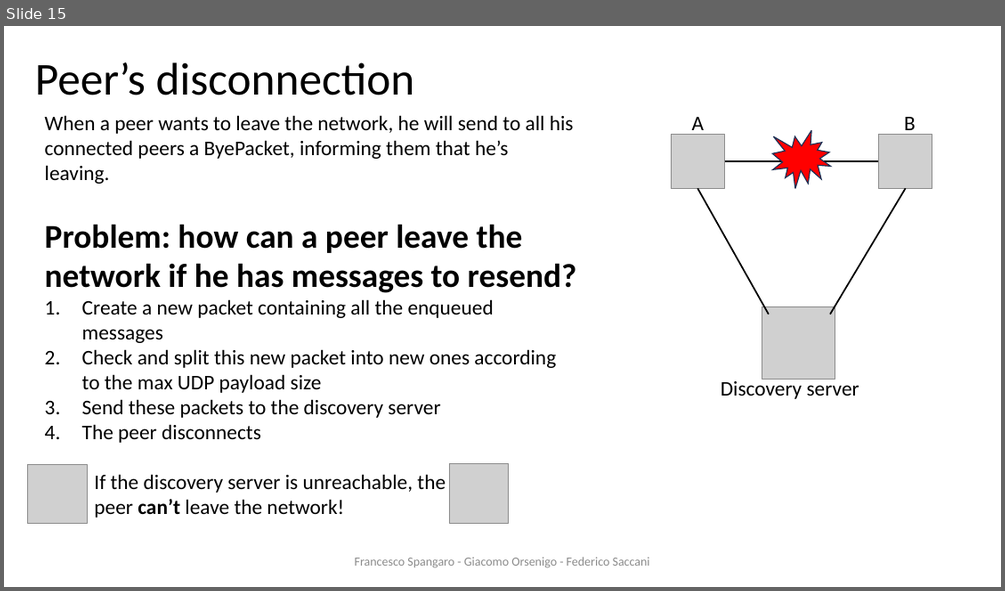
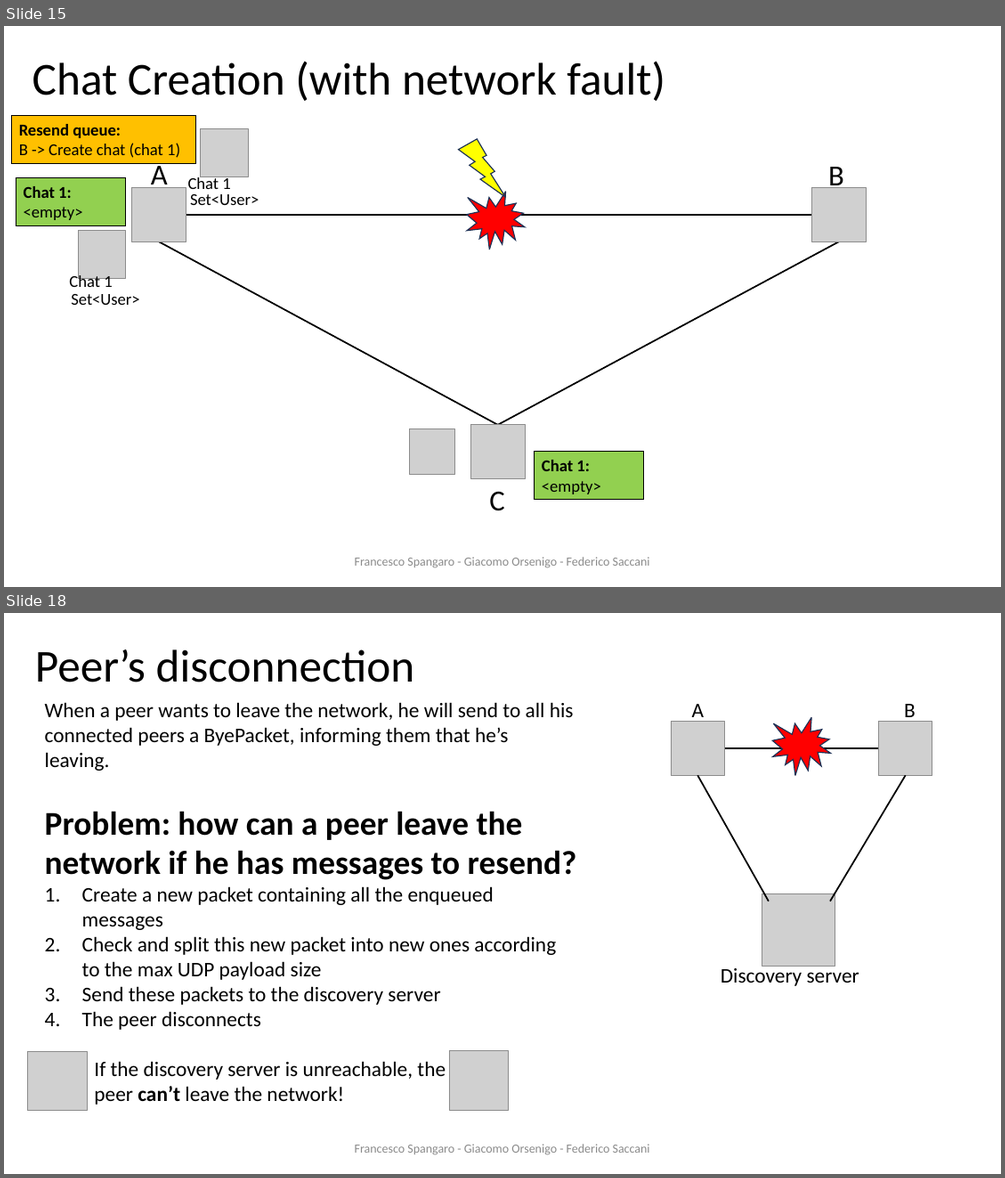
Before and after one commit to francescospangaro/HACOGroupChat, a slide deck: docs/presentazione ds.pptx. Shown one above the other, each under a label of ours: slide 15 before the commit, slides 15 and 18 after it; the slides between them are not shown. The pictures are 1005x591 and 1005x1178 pixels, drawn with LibreOffice and Linux fonts; fonts in the diff are those of the drawing; grey boxes stand for pictures; background and template pictures are left out. Boxes give left, top, right and bottom in pixels: in the first picture for what was removed or moved away, otherwise in the second. Text is boxed around its words. In the diff, an @@ line names an element or a change of style, - is before the commit and + after.

Commit message:
Add chat creation with fault slides

```diff
--- a/docs/presentazione ds.pptx
+++ b/docs/presentazione ds.pptx
@@ slide 15 added at [4, 26, 1001, 587], background #FFFFFF @@
@@ text added at [32, 61, 665, 101], 44 pt, text #000000 @@
+Chat Creation (with network fault)
@@ rectangle added at [11, 116, 195, 164], fill #FFC000, outline #000000 0.75 pt, 16 pt, text #000000 @@
+Resend queue:
+B -> Create chat (chat 1)
@@ picture added at [200, 128, 249, 177] @@
@@ lightning bolt added at [459, 139, 506, 197], fill #FFFF00, outline #1E3256 1 pt @@
@@ rectangle added at [16, 178, 125, 225], fill #92D050, outline #000000 0.75 pt, 16 pt, text #000000 @@
+Chat 1:
+<empty>
@@ text added at [151, 160, 168, 192], 28 pt, text #000000 @@
+A
@@ text added at [188, 176, 230, 189], 16 pt, text #000000 @@
+Chat 1
@@ text added at [828, 162, 844, 188], 28 pt, text #000000 @@
+B
@@ picture added at [132, 187, 186, 241] @@
@@ text added at [190, 194, 259, 205], 16 pt, text #000000 @@
+Set<User>
@@ irregular seal added at [467, 192, 526, 249], fill #FF0000, outline #1E3256 1 pt @@
@@ picture added at [812, 187, 866, 241] @@
@@ picture added at [78, 230, 125, 278] @@
@@ line added from (186, 215) to (812, 215), #000000 1.5 pt @@
@@ line added from (159, 241) to (498, 425), #000000 1.5 pt @@
@@ line added from (498, 425) to (840, 241), #000000 1.5 pt @@
@@ text added at [69, 273, 112, 287], 16 pt, text #000000 @@
+Chat 1
@@ text added at [71, 294, 139, 305], 16 pt, text #000000 @@
+Set<User>
@@ picture added at [470, 425, 525, 478] @@
@@ picture added at [410, 428, 455, 474] @@
@@ rectangle added at [534, 451, 643, 499], fill #92D050, outline #000000 0.75 pt, 16 pt, text #000000 @@
+Chat 1:
+<empty>
@@ text added at [489, 491, 504, 511], 28 pt, text #000000 @@
+C
@@ text added at [355, 556, 650, 568], 12 pt, text #8C8C8C @@
+Francesco Spangaro - Giacomo Orsenigo - Federico Saccani
@@ what was slide 15 is now slide 18 @@
```
Also in this commit, not shown: 3 slides changed, 3 other slides added, 1 slide removed.
